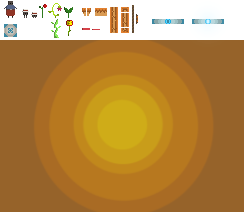
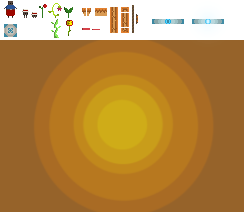
Before/after of a w=244, h=212 layered artwork. What changed in the layer stack:
renamed "Layer 3" to "Layer 17", painted on it over box(31, 12, 38, 18)
renamed "Layer 1" to "personagens", painted on it over box(4, 1, 29, 18)
